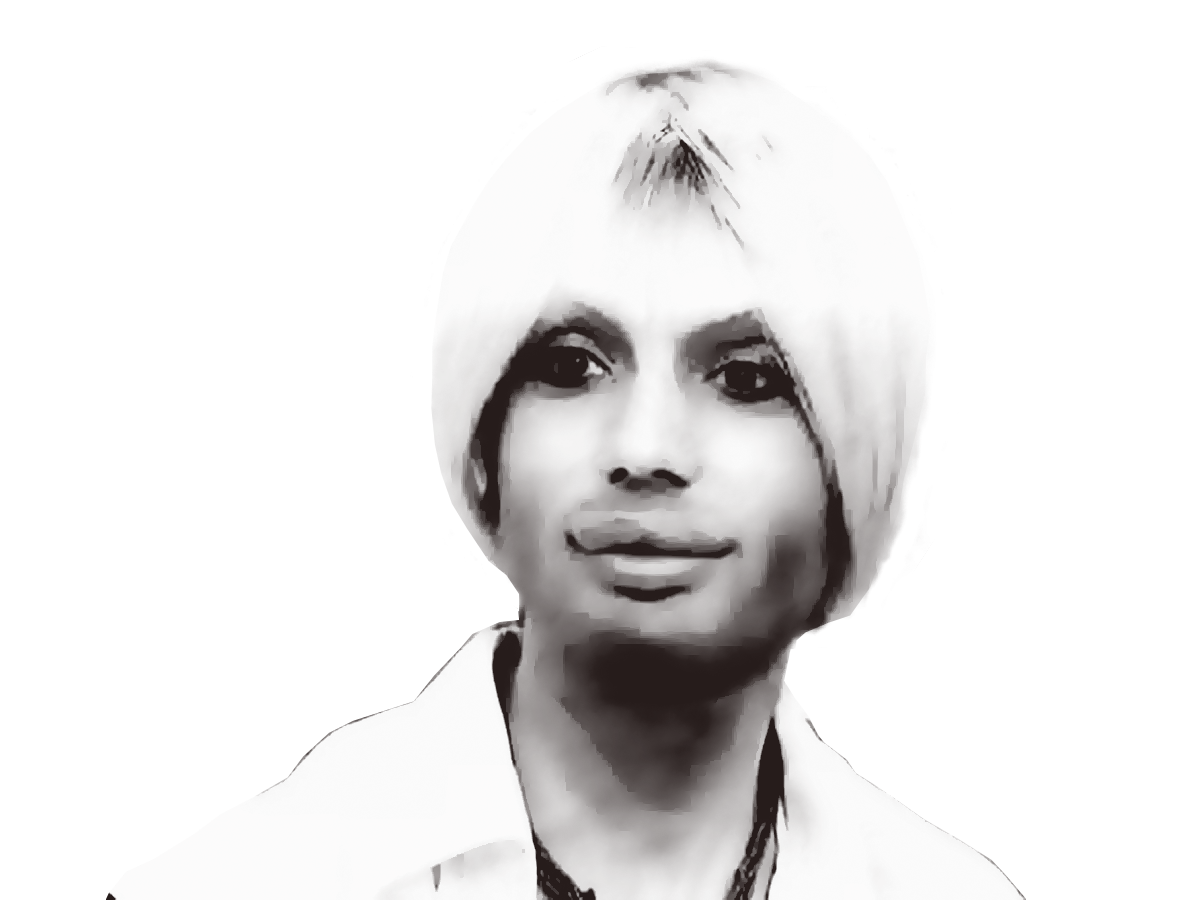
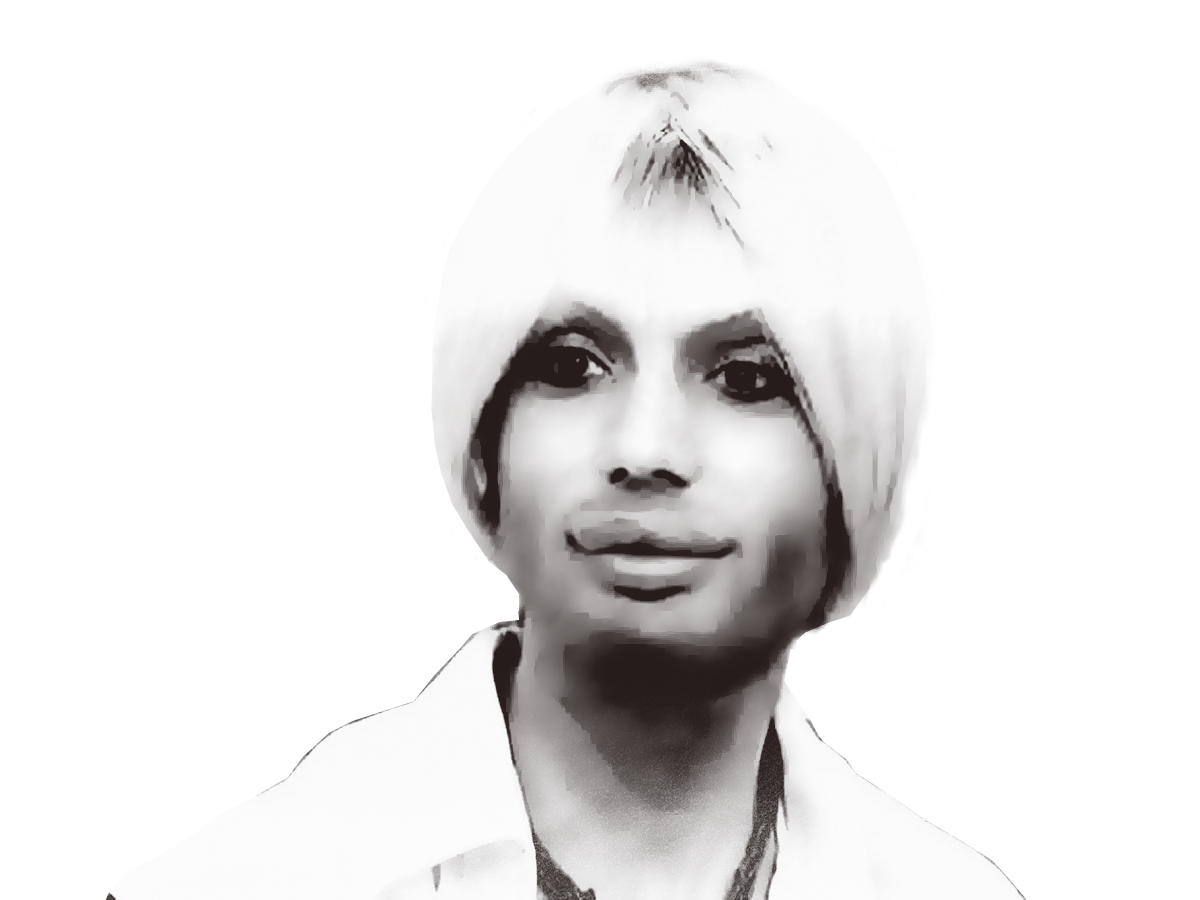
The second 1200×900 image is a revision of the first. Changes to its layers:
added group "Group 1" with 2 layers over [106, 53, 1026, 900]
moved "image_color" into group "Group 1" over [106, 53, 1026, 900]
moved "image_back" into group "Group 1" over [106, 53, 1026, 900]
